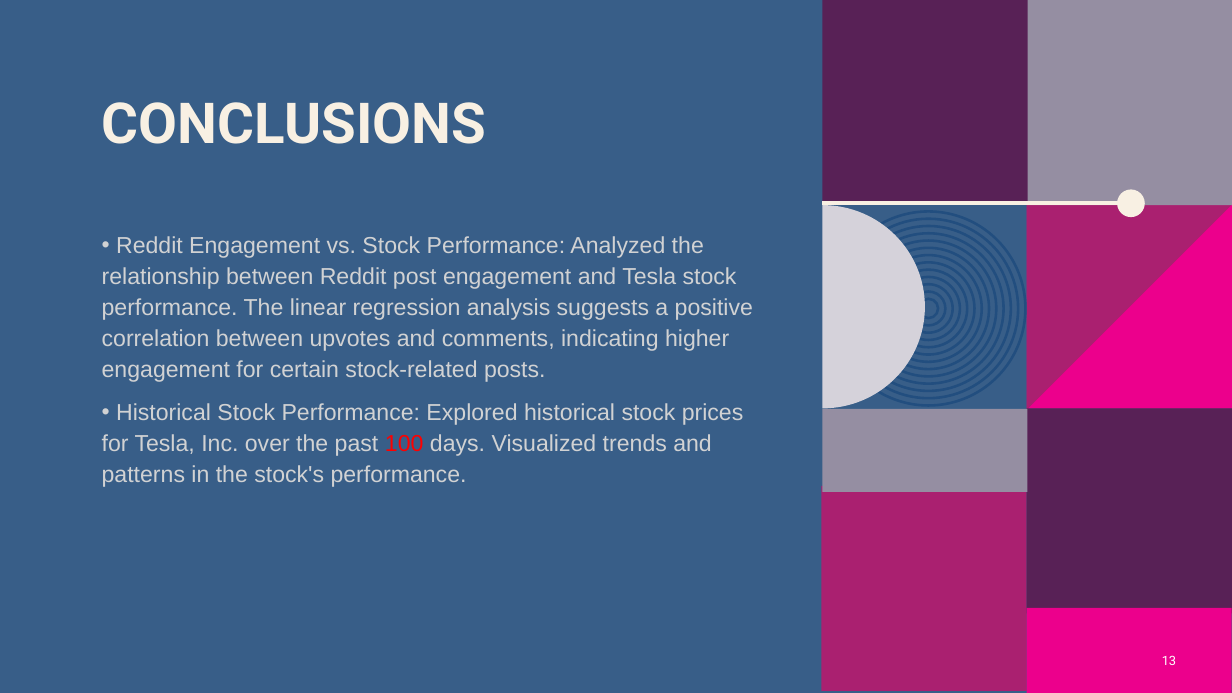
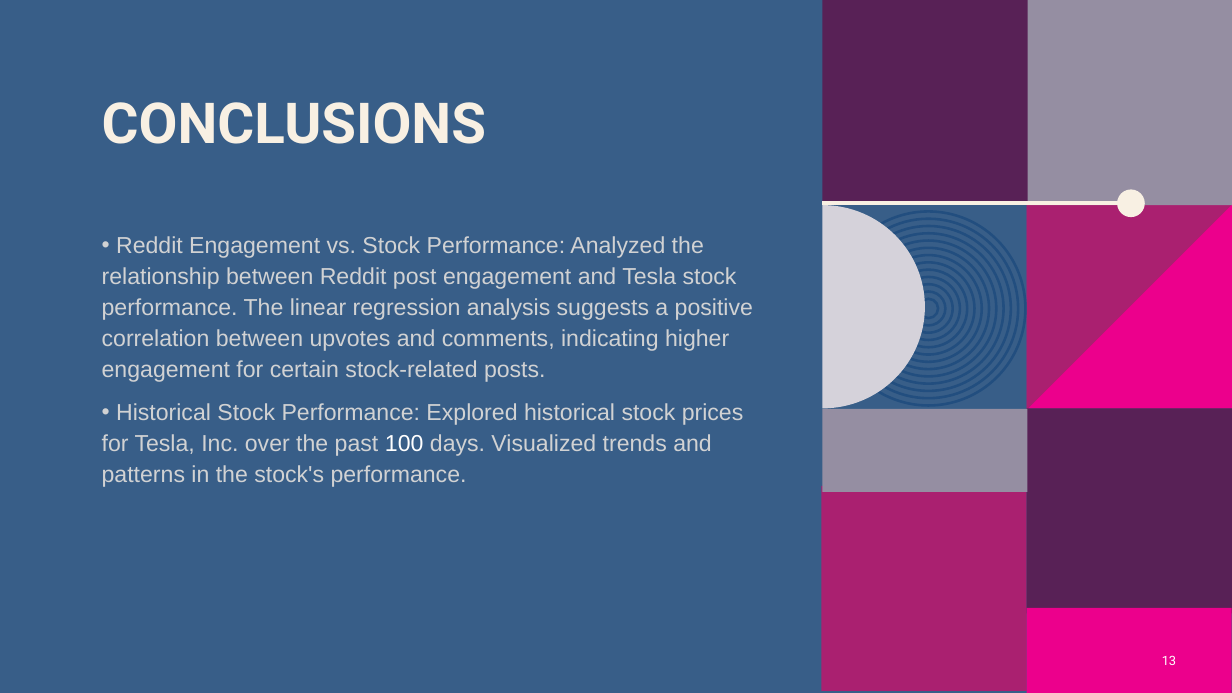
Before and after one commit to AprilHolmes7825/Project_1, a slide deck: slide 13 of Reddit Yahoo Finance Presentation.pptx. Drawn at 1232x693 pixels with LibreOffice and Linux fonts; fonts in the diff are those of the drawing; background and template pictures are left out. Boxes give left, top, right and bottom in pixels: in the first picture for what was removed or moved away, otherwise in the second. Text is boxed around its words. In the diff, an @@ line names an element or a change of style, - is before the commit and + after.

Commit message:
Update presentation Conclusions

```diff
--- a/Reddit Yahoo Finance Presentation.pptx
+++ b/Reddit Yahoo Finance Presentation.pptx
@@ text at (x1=102, y1=403, x2=744, y2=487): text colour #FF0000 to #FFFFFF in "100" @@
```
Also in this commit, not shown: 1 other slide changed.
